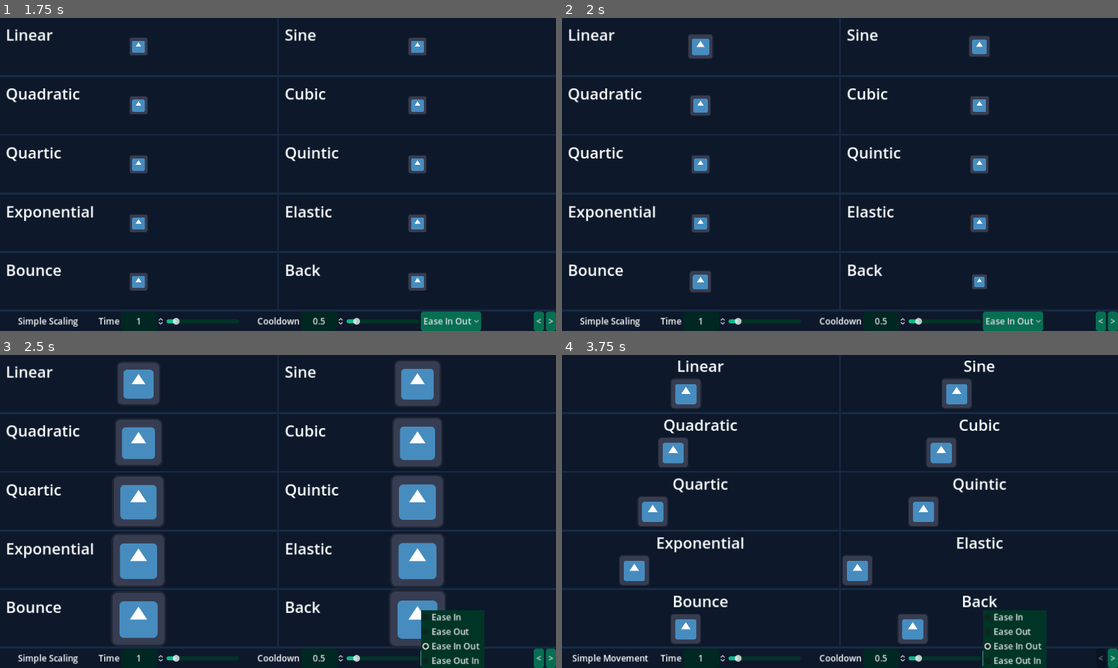
Above: before the commit, frames 1-4 (two rows, left to right).
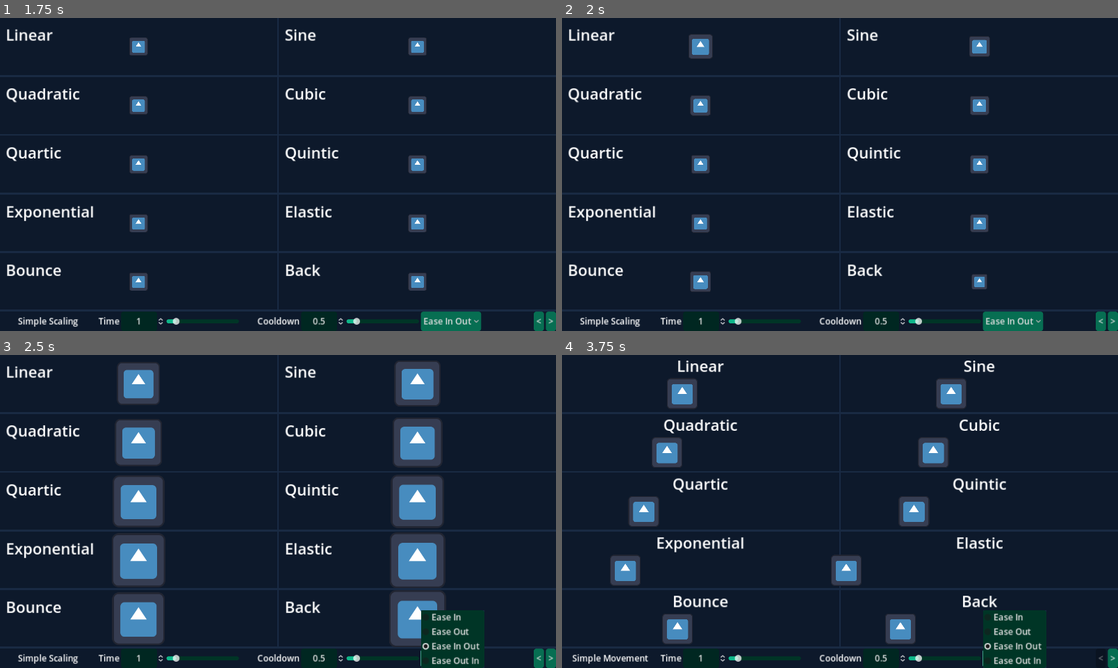
Above: after the commit, the same moments.

Repository: popcar2/Godot_Tween_Comparisons
Game: Godot game, scene res://Scenes/1_Movement.tscn
Same seed, same stepped clock (60 frames per second), same inputs: the game is played once before the commit and once after it. The engine's default icon, where the game draws it, is replaced by a stand-in: a white triangle on a blue panel in a dark square.
Inputs:
- Up to frame 1 (1.75 s): click "Ease In Out" at 0.5 s; click ">" at 1.25 s
- Up to frame 2 (2 s): no input
- Up to frame 3 (2.5 s): click "Ease In Out" at 2 s
- Up to frame 4 (3.75 s): click "<" at 2.75 s; click "Ease In Out" at 3.5 s

Frame 1 is identical in both runs. In frame 2, less than 0.1% of the frame differs, in the area x 22-77%, y 5-88%; in frame 3, 0.7%; in frame 4, 4.1%, in the area x 8-74%, y 7-93%.

Commit message:
Fix timer reset

Diff:
--- a/Project/Scripts/SceneController.gd
+++ b/Project/Scripts/SceneController.gd
@@ -23,7 +23,7 @@
 
 func _ready():
 	tween_controller.begin_tween.connect(activate_tweens)
-	tween_controller.reset_timer()
+	tween_controller.reset()
 
 	# update settings
 	time_spinbox.value = tween_controller.get_time()
--- a/Project/Scripts/TweenController.gd
+++ b/Project/Scripts/TweenController.gd
@@ -4,6 +4,7 @@
 
 @export var cooldown: float = 0.5
 @onready var timer: Timer = $Timer
+@onready var reset_timer: Timer = $"Reset Timer"
 var ease_type = Tween.EASE_IN_OUT
 
 func _ready():
@@ -32,7 +33,6 @@
 func get_ease():
 	return ease_type
 
-func reset_timer():
+func reset():
 	timer.stop()
-	await get_tree().create_timer(0.5).timeout
-	_on_timer_timeout()
+	reset_timer.start()
--- a/Project/Singletons/tween_controller.tscn
+++ b/Project/Singletons/tween_controller.tscn
@@ -8,4 +8,9 @@
 [node name="Timer" type="Timer" parent="."]
 one_shot = true
 
+[node name="Reset Timer" type="Timer" parent="."]
+wait_time = 0.5
+one_shot = true
+
 [connection signal="timeout" from="Timer" to="." method="_on_timer_timeout"]
+[connection signal="timeout" from="Reset Timer" to="." method="_on_timer_timeout"]
Not shown, changed: Project/export_presets.cfg
